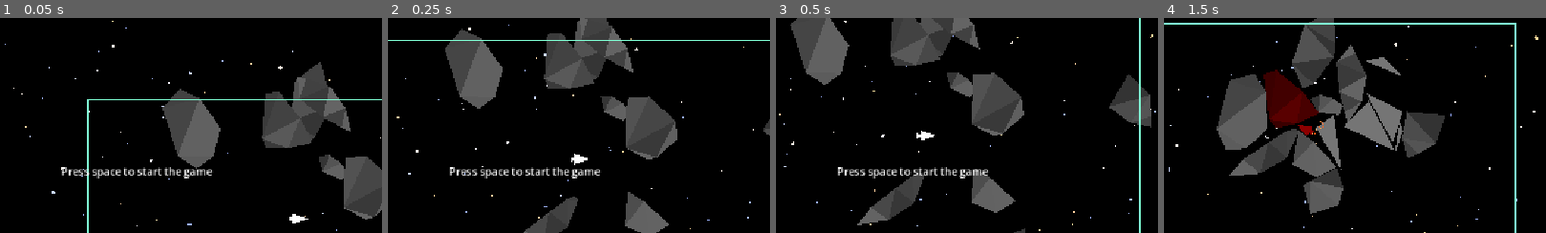
Above: before the commit, frames 1-4 (left to right).
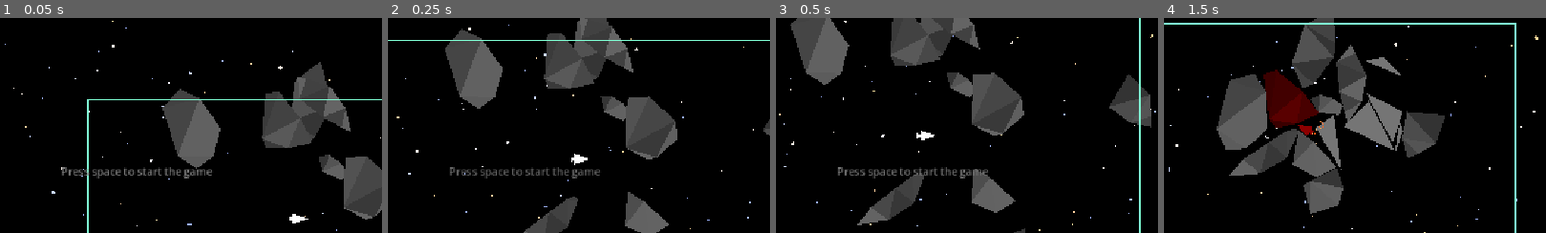
Above: after the commit, the same moments.

Repository: ProudFridge/Asteroids
Game: Godot game, scene res://scenes/game/game.tscn
Two runs of this game, one before a commit and one after it. Both use one fixed random seed, a clock stepped at 60 frames per second and the inputs below.
Inputs (mouse positions are % of the whole screen's width and height, from its top left):
- Up to frame 1 (0.05 s): no input
- Up to frame 2 (0.25 s): no input
- Up to frame 3 (0.5 s): no input
- Up to frame 4 (1.5 s): tap Space (space) at 0.5, 1.35 s; move the mouse to (72, 45) at 0.52 s; hold D (turn_right) 0.53-1.28 s; hold Space (space) 0.53-1.28 s; click (72, 45) at 0.67 s; move the mouse to (30, 55) at 1.27 s; hold S (backwards) from 1.28 s (still down)
The pictures show only the part of the screen within x 32-82%, y 25-75%; the shares and areas given below are measured in that part.

The runs differ from the first frame. In frame 1, 0.8% of the frame differs, in the area x 16-56%, y 69-75%; in frame 2, 0.8%; in frame 3, 0.8%; in frame 4, nothing differs.

Commit message:
Make instruction label oscillate colors and fix bug where the main menu could be opened when the game hasn't started

Diff:
--- a/scenes/asteroid/asteroid.gd
+++ b/scenes/asteroid/asteroid.gd
@@ -21,7 +21,6 @@
 	collision_polygon.polygon = polygon
 	polygon_2d.polygon = polygon
 	mass = compute_area(polygon) * density
-	print(mass)
 
 	var triangles: Array[Polygon2D] = shatter(false)
 
--- a/scenes/game/game.tscn
+++ b/scenes/game/game.tscn
@@ -239,8 +239,9 @@
 
 [node name="PauseMenuLayer" type="CanvasLayer" parent="." unique_id=366481481]
 
-[node name="PauseMenu" type="PanelContainer" parent="PauseMenuLayer" unique_id=1343691578]
+[node name="PauseMenu" type="PanelContainer" parent="PauseMenuLayer" unique_id=1343691578 node_paths=PackedStringArray("gameManager")]
 process_mode = 3
+visible = false
 modulate = Color(1, 1, 1, 0.6313726)
 z_index = 30
 anchors_preset = 8
@@ -257,6 +258,7 @@
 theme = SubResource("Theme_5jirj")
 theme_override_styles/panel = SubResource("StyleBoxFlat_vaxfo")
 script = ExtResource("12_vaxfo")
+gameManager = NodePath("../../Managers/GameManager")
 
 [node name="VBoxContainer" type="VBoxContainer" parent="PauseMenuLayer/PauseMenu" unique_id=1846872377]
 layout_mode = 2
@@ -282,9 +284,8 @@
 
 [node name="InstructionLayer" type="CanvasLayer" parent="." unique_id=784472411]
 
-[node name="GameStartLabel" type="Label" parent="InstructionLayer" unique_id=289557349]
+[node name="GameStartLabel" type="Label" parent="InstructionLayer" unique_id=289557349 node_paths=PackedStringArray("gameManager")]
 process_mode = 2
-visible = false
 anchors_preset = 8
 anchor_left = 0.5
 anchor_top = 0.5
@@ -298,6 +299,7 @@
 grow_vertical = 2
 text = "Press space to start the game"
 script = ExtResource("12_otnwt")
+gameManager = NodePath("../../Managers/GameManager")
 
 [node name="Border" type="Node2D" parent="." unique_id=1272152262]
 script = ExtResource("12_5jirj")
--- a/scenes/game/ui/game_start_label.gd
+++ b/scenes/game/ui/game_start_label.gd
@@ -1,6 +1,8 @@
 extends Label
 
+@export var gameManager: GameManager
 var isDisabled: bool = false
+
 
 # Called when the node enters the scene tree for the first time.
 func _ready() -> void:
@@ -8,8 +10,13 @@
 	get_tree().paused = true
 
 
+func _process(delta: float) -> void:
+	modulate = Color.from_hsv(0, 0, 0.7 + 0.3 * sin(float(Time.get_ticks_msec()) / 300))
+
+
 func _input(event: InputEvent) -> void:
 	if !isDisabled && event.is_action_pressed("space"):
 		get_tree().paused = false
 		hide()
 		isDisabled = true
+		gameManager.isGameRunning = true
--- a/scenes/game/ui/pause_menu/pause_menu.gd
+++ b/scenes/game/ui/pause_menu/pause_menu.gd
@@ -1,11 +1,13 @@
 extends PanelContainer
 
+@export var gameManager: GameManager
 
 # Called when the node enters the scene tree for the first time.
 func _ready() -> void:
 	hide()
 
 func _input(event: InputEvent) -> void:
-	if event.is_action_pressed("pause_game"):
+	# TODO: make it so that the pause menu is still visibl e when the game hasn't begun yet, but you can;t start the game when it's visible
+	if gameManager.isGameRunning && event.is_action_pressed("pause_game"):
 		get_tree().paused = !get_tree().paused
 		visible = !visible
--- a/scenes/managers/game_manager/game_manager.gd
+++ b/scenes/managers/game_manager/game_manager.gd
@@ -5,6 +5,9 @@
 # Made create a node that searches for other nodes in the scene tree
 @export var asteroidManager: AsteroidManager # To detect when we won
 @export var player: Player # To detect when we lost
+@export var gameAreaSize: Vector2 = Vector2(500, 500)
+
+var isGameRunning: bool = false
 
 signal won
 signal lost
